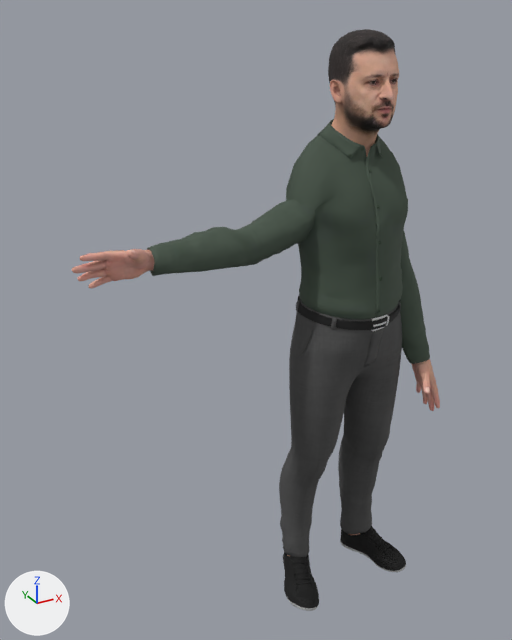
What one commit did to the glTF model public/models/zelenski.glb.
Rendered twice from a 50 mm lens placed at (-1.214, -1.63, 1.852), pointed at (-0.297, 0.037, 1.018). The axes (+X, +Y, +Z) are drawn at lower left. The lights are the same throughout. The first picture is the older version. Where no turn or scale is listed for an object, it has been applied to the vertices. Vertices at exactly the same position are counted once.
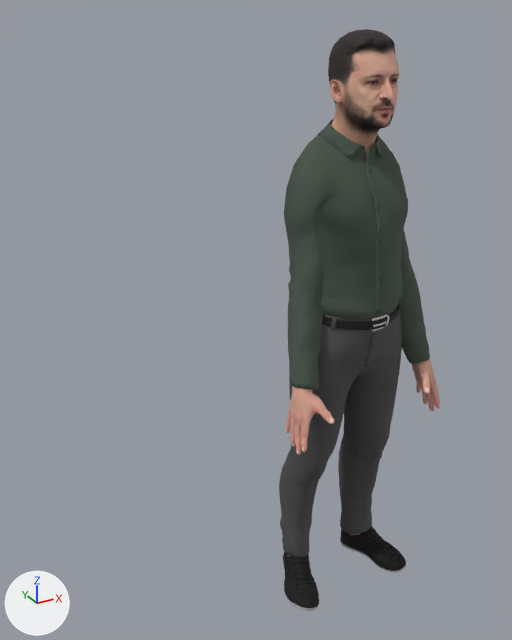
Where the change shows, as pixel boxes [x1, y1, x2, y2] in the pictures (512 x 640 px; the box of a moved part takes in the faces that stretch with it):
'Object_15', reshaped (46% narrower)
    before: [147, 119, 430, 611]
    after: [279, 119, 430, 611]
'Object_6', reshaped (58% narrower, 36% shorter)
    before: [72, 249, 440, 556]
    after: [286, 359, 440, 556]
part 1 of me_avatarbody_avatarbody_0, moved or reshaped
    before: [72, 249, 154, 288]
    after: [286, 386, 335, 455]
part 2 of me_outfit_outfit_0, moved or reshaped
    before: [147, 184, 345, 276]
    after: [284, 184, 345, 390]

The change, as a list of edits to the scene's bpy script:
```text
Change me_avatarbody_avatarbody_0:
    used by ob_object_6; location = (0.0, 0.0, 0.0)
    remove me_avatarbody_avatarbody_0.from_pydata(...)  # 1833 vertices, 3548 faces; spans x -0.826..0.265, y -0.205..0.093, z 0.053..1.329
    add me_avatarbody_avatarbody_0.from_pydata(...)  # 1833 vertices, 3548 faces; spans x -0.264..0.265, y -0.207..0.093, z 0.053..0.874
    me_avatarbody_avatarbody_0 part 1: 882 of 1833 vertices moved; they spanned x -0.826..-0.598, y -0.088..0.033, z 1.212..1.329 and now span x -0.264..-0.169, y -0.207..-0.065, z 0.65..0.874; mean shift (0.499, -0.123, -0.535); largest move (-0.824, -0.011, 1.282) -> (-0.257, -0.154, 0.651)
Change me_outfit_outfit_0:
    used by ob_object_15; location = (0.0, 0.0, 0.0)
    remove me_outfit_outfit_0.from_pydata(...)  # 13663 vertices, 25105 faces; spans x -0.63..0.25, y -0.16..0.14, z 0.0..1.57
    add me_outfit_outfit_0.from_pydata(...)  # 13663 vertices, 25105 faces; spans x -0.25..0.25, y -0.16..0.14, z 0.0..1.57
    me_outfit_outfit_0 part 2: 913 of 13663 vertices moved; they spanned x -0.63..-0.08, y -0.08..0.14, z 1.2..1.39 and now span x -0.25..-0.07, y -0.14..0.14, z 0.83..1.4; mean shift (0.25, -0.05, -0.24); largest move (-0.63, -0.04, 1.28) -> (-0.18, -0.13, 0.84)
    other edits to the shape of me_outfit_outfit_0 do not show in these pictures
```
